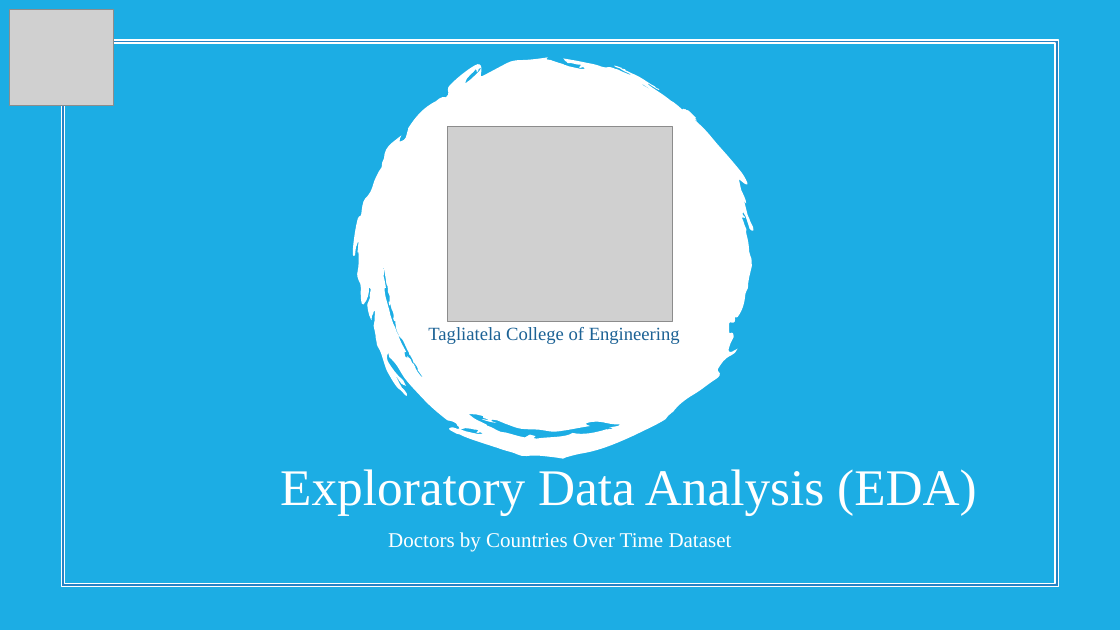
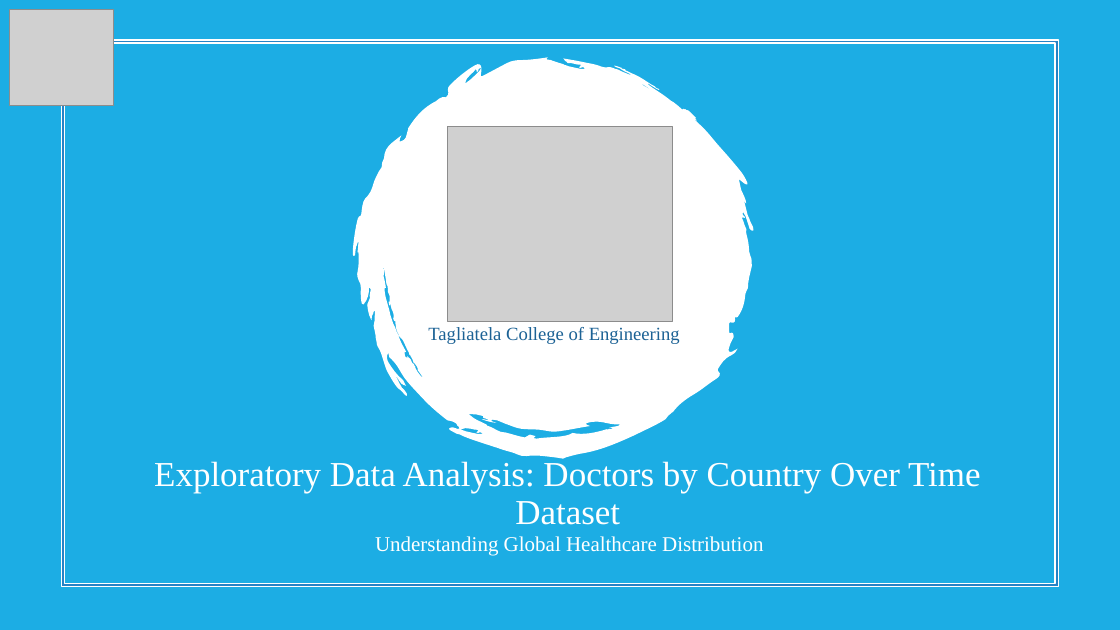
Before and after one commit to DSCI-6602-EDA-Project/EDA, a slide deck: slide 1 of Doctors_by_countries.pptx. Drawn at 1120x630 pixels with LibreOffice and Linux fonts; fonts in the diff are those of the drawing; grey boxes stand for pictures. Boxes give left, top, right and bottom in pixels: in the first picture for what was removed or moved away, otherwise in the second. Text is boxed around its words. In the diff, an @@ line names an element or a change of style, - is before the commit and + after.

```diff
--- a/Doctors_by_countries.pptx
+++ b/Doctors_by_countries.pptx
@@ text at [154, 458, 980, 525]: text changed; size 44 to 30 pt @@
-Exploratory Data Analysis (EDA)
+Exploratory Data Analysis: Doctors by Country Over Time Dataset
@@ text at [375, 536, 763, 556]: text changed @@
-Doctors by Countries Over Time Dataset
+Understanding Global Healthcare Distribution
```
Also in this commit, not shown: 5 other slides changed, 15 slides added.
